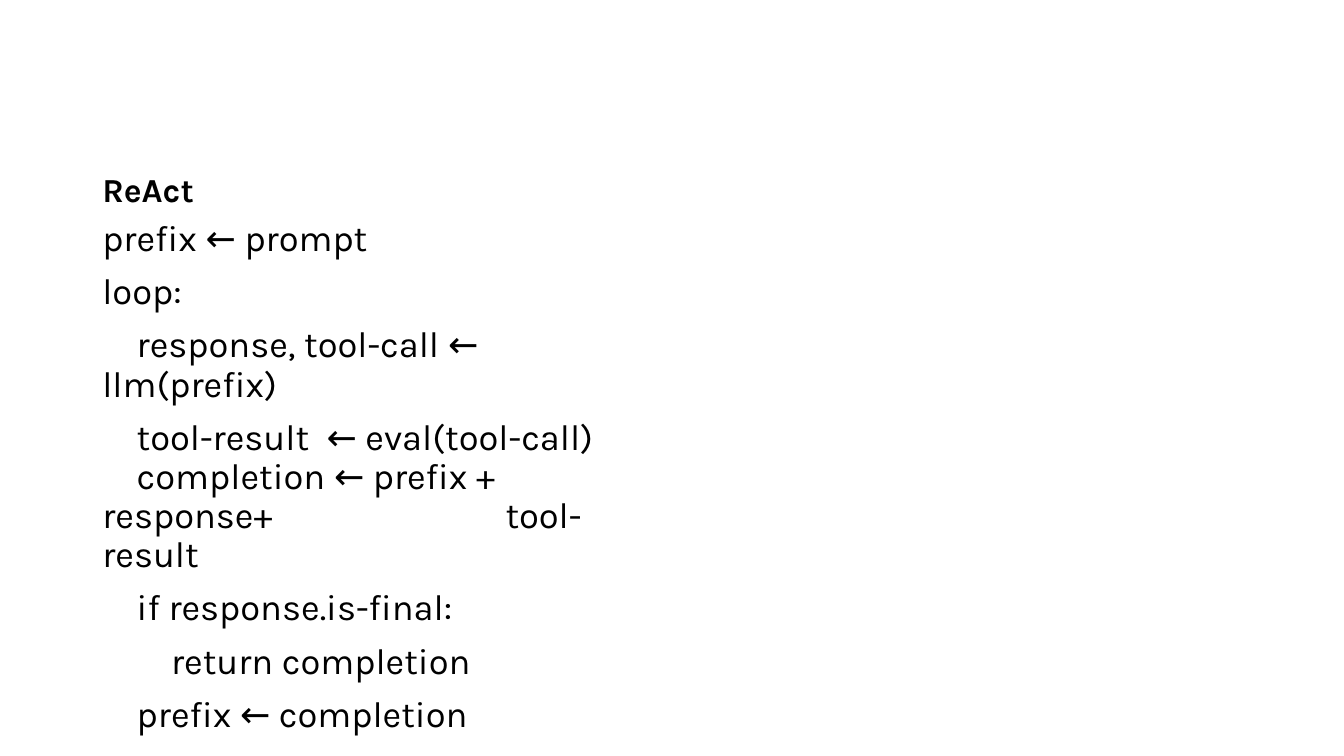
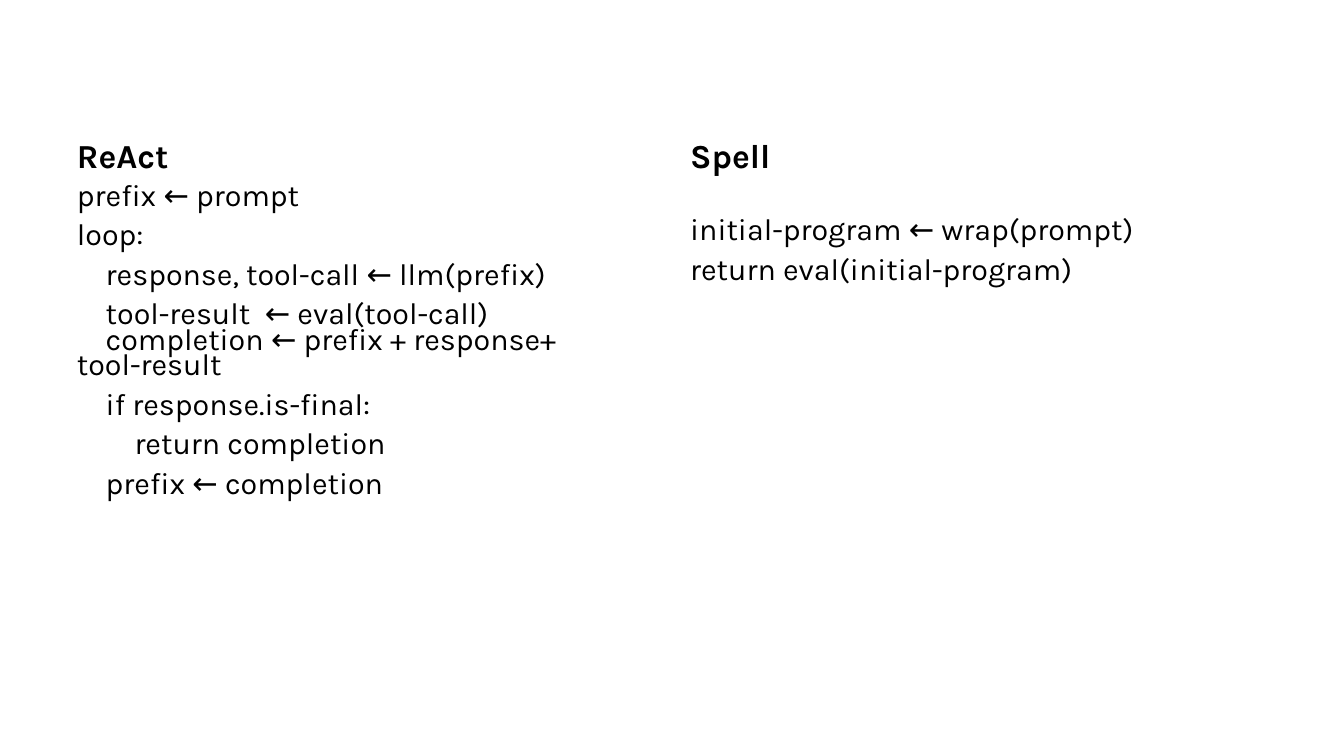
Before and after one commit to lukejoconnor/spell, a slide deck: slide 46 of writeup/spell-slides-030926.pptx (slide 23 before the commit). Drawn at 1344x756 pixels with LibreOffice and Linux fonts; fonts in the diff are those of the drawing. Boxes give left, top, right and bottom in pixels: in the first picture for what was removed or moved away, otherwise in the second. Text is boxed around its words. In the diff, an @@ line names an element or a change of style, - is before the commit and + after.

```diff
--- a/writeup/spell-slides-030926.pptx
+++ b/writeup/spell-slides-030926.pptx
@@ text "ReAct": place and size @@
-text "ReAct" at (102,180,193,203)
+text "ReAct" at (77,146,168,169)
@@ text added at (690,145,770,176), 24 pt, text #000000, bold @@
+Spell
@@ text "prefix ← prompt": place and size @@
-text "prefix ← prompt" at (102,226,593,683)
+text "prefix ← prompt" at (77,185,556,501)
@@ text "prefix ← prompt" at (77,185,556,501): size 25.9 to 21.7 pt; line spacing 0.9 to 0.7 @@
@@ text added at (690,218,1133,288), 21.7 pt, text #000000 @@
+initial-program ← wrap(prompt)
+return eval(initial-program)
```
Also in this commit, not shown: 10 other slides changed, 24 slides added, 1 slide removed, 10 other files.
